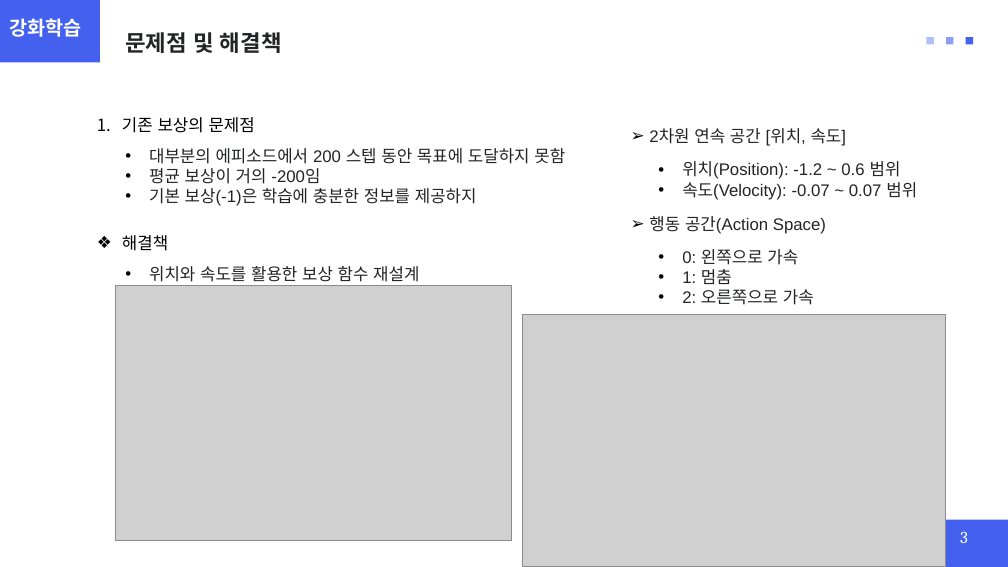
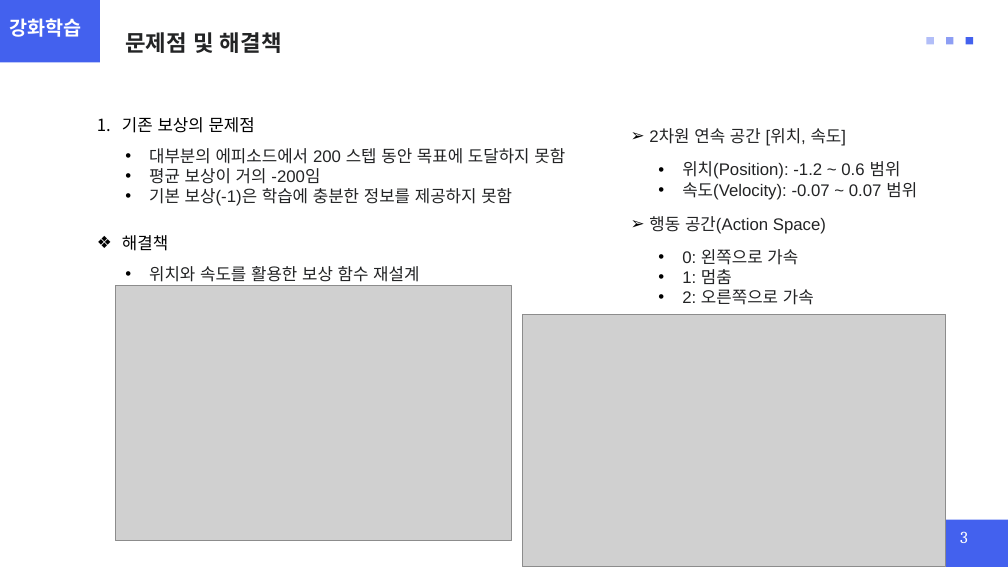
Before and after one commit to chohi22/Industrial-AI, a slide deck: slide 3 of 강화학습 실제/과제/Actor_Critic_2024254022_정현일.pptx. Drawn at 1008x567 pixels with LibreOffice and Linux fonts; fonts in the diff are those of the drawing; grey boxes stand for pictures. Boxes give left, top, right and bottom in pixels: in the first picture for what was removed or moved away, otherwise in the second. Text is boxed around its words. In the diff, an @@ line names an element or a change of style, - is before the commit and + after.

```diff
--- a/강화학습 실제/과제/Actor_Critic_2024254022_정현일.pptx
+++ b/강화학습 실제/과제/Actor_Critic_2024254022_정현일.pptx
@@ text at (x1=149, y1=188, x2=512, y2=206): text changed @@
-• 기본 보상(-1)은 학습에 충분한 정보를 제공하지
+• 기본 보상(-1)은 학습에 충분한 정보를 제공하지 못함
```
Also in this commit, not shown: 1 other slide changed.
